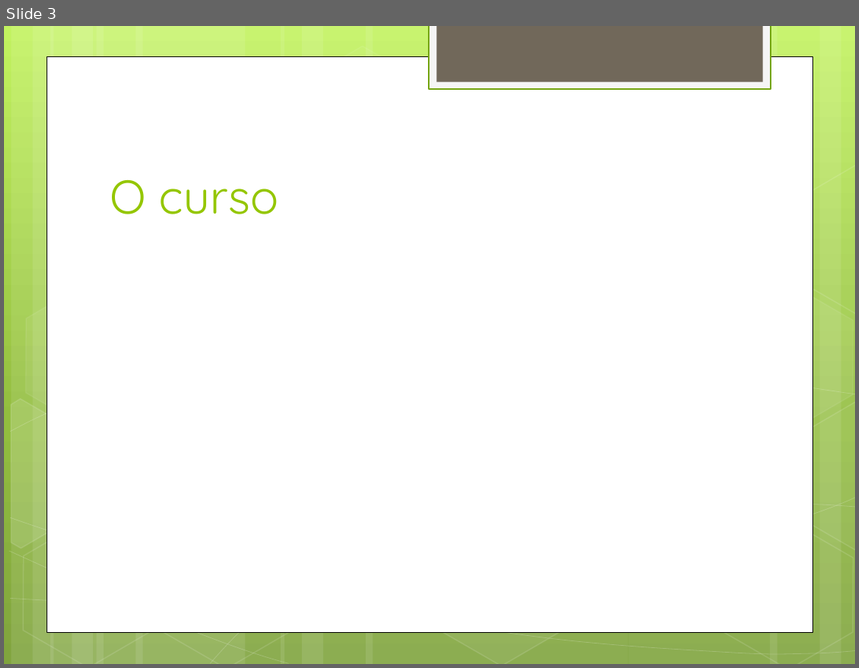
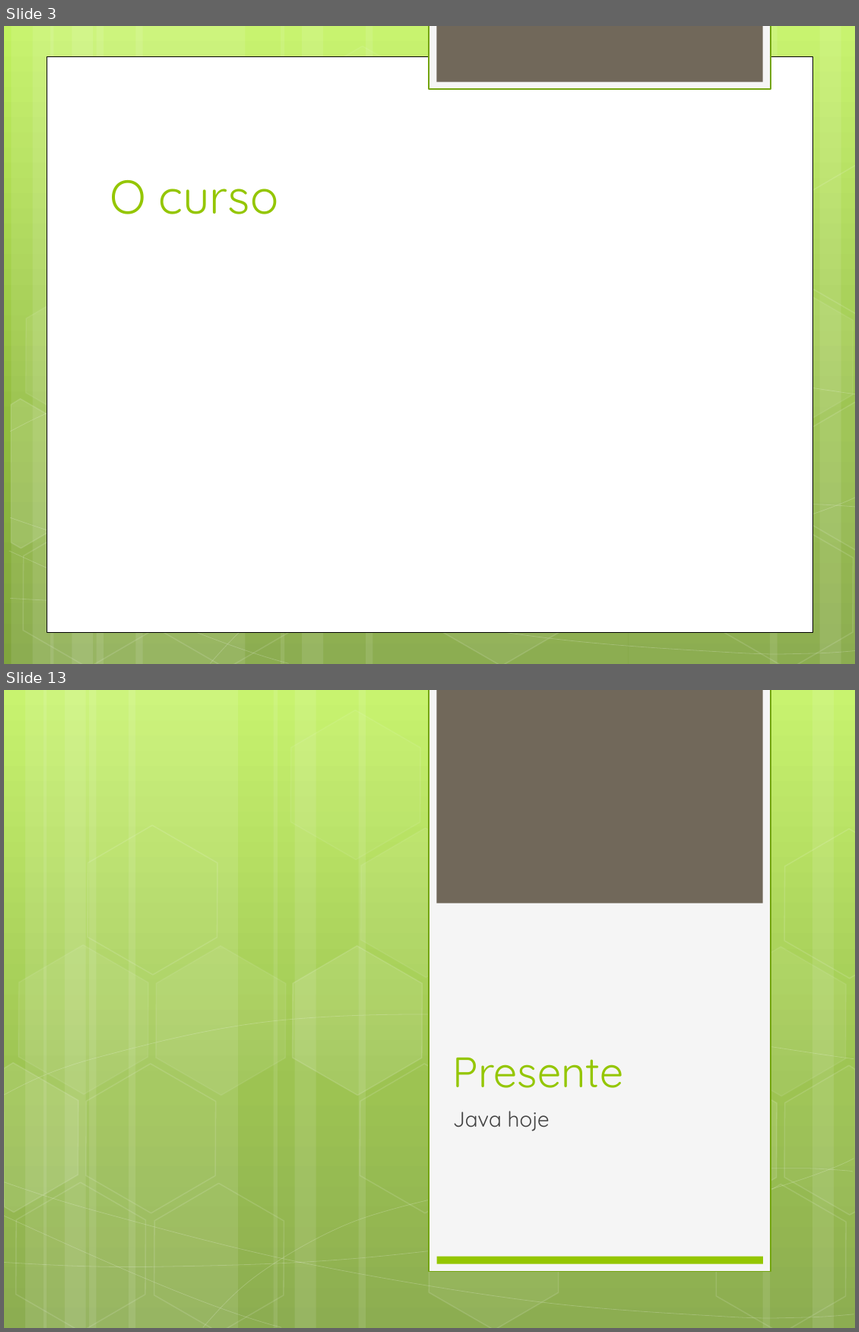
Before and after one commit to daividssilverio/altaperformance, a slide deck: doc/Alta Performance com Java.pptx. Shown one above the other, each under a label of ours: slide 3 before the commit, slides 3 and 13 after it; the slides between them are not shown. The pictures are 859x668 and 859x1332 pixels, drawn with LibreOffice and Linux fonts; fonts in the diff are those of the drawing. Boxes give left, top, right and bottom in pixels: in the first picture for what was removed or moved away, otherwise in the second. Text is boxed around its words. In the diff, an @@ line names an element or a change of style, - is before the commit and + after.

```diff
--- a/doc/Alta Performance com Java.pptx
+++ b/doc/Alta Performance com Java.pptx
@@ slide 13 added at [4, 690, 855, 1328], background gradient #C3F35F to #93BF3F to #81A53E @@
@@ rectangle added at [429, 690, 771, 1272], fill #F5F5F5, outline #74A510 1.25 pt @@
@@ rectangle added at [436, 690, 762, 904], fill #71685A @@
@@ group added at [4, 690, 855, 1328]: 14 hexagons, 12 rectangles, 8 freeform shapes @@
@@ title added at [453, 1057, 623, 1088], 36 pt, text #94C600 @@
+Presente
@@ subtitle added at [453, 1111, 550, 1132], 18 pt, text #424242 @@
+Java hoje
@@ rectangle added at [437, 1257, 763, 1265], fill #94C600 @@
```
Also in this commit, not shown: 21 other slides added, 2 slides removed.
